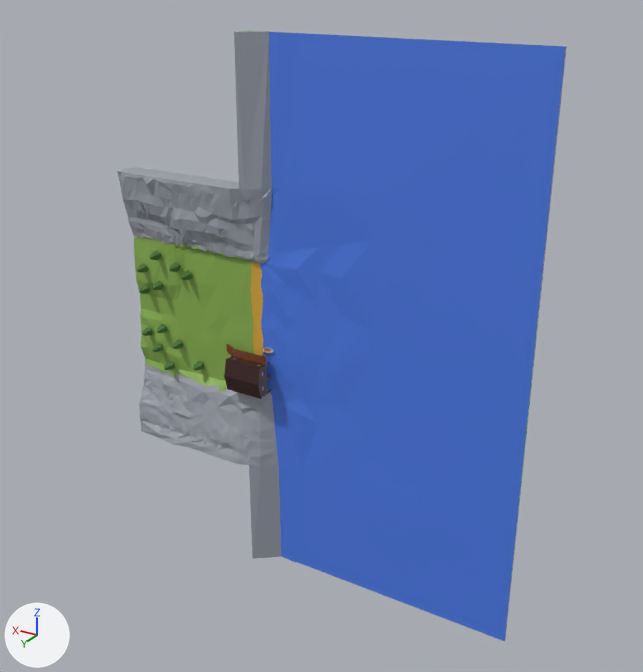
The Blender file Camp.blend, before and after one commit.
The view is the same before and after, from a 50 mm camera at (-166.6, 179.4, 91.6) aimed at (-58.1, -1.4, 1.2). Every picture has the same lights, and +X, +Y and +Z are marked at lower left.

The older version as bpy lines, for what is in view:
```python
ob_cube = bpy.data.objects.new('Cube', me_cube_003)
ob_cube.location = (0.0, 0.0, 0.8)
ob_cube_002 = bpy.data.objects.new('Cube.002', me_cube)
ob_cube_002.parent = ob_cube
ob_cube_002.location = (-37.99, 5.709, -13.03)
ob_cube_002.rotation_euler = (-1.571, 0.0, 0.0)  # degrees (-90, 0, 0)
ob_cube_004 = bpy.data.objects.new('Cube.004', me_cube_006)
ob_cube_004.parent = ob_cube
ob_cube_004.location = (-31.96, 1.916, -7.77)
ob_cube_004.rotation_euler = (-1.571, 0.0, 0.0)  # degrees (-90, 0, 0)
```
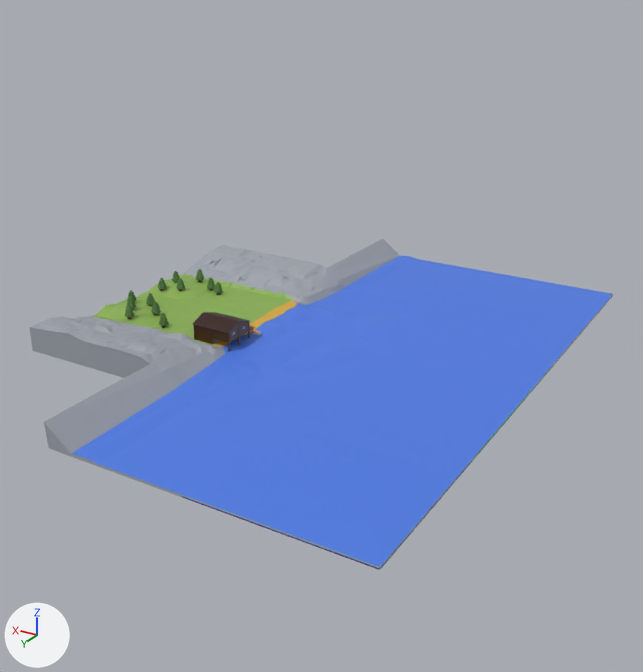
Diff of the bpy script that builds the scene:
```diff
--- a/Camp.blend.py
+++ b/Camp.blend.py
@@ me_cube_1 @@
+me_cube_1.from_pydata(...)  # 2632 vertices, 2424 faces, 7 loose edges; spans x -5.57..5.75, y -4.63..4.77, z -5.97..1.18
+# faces by material slot: [1, 1440, 15, 951, 17]
+me_cube_1.materials.append(mat_roof)  # dark red #381c17
+me_cube_1.materials.append(mat_windows)  # blue #9198e7
+me_cube_1.materials.append(mat_wood)  # brown #472707
+me_cube_1.materials.append(mat_door)  # brown #643700
@@ ob_cube @@
 ob_cube.location = (0.0, 0.0, 0.8)
+ob_cube.rotation_euler = (1.571, 0.0, 0.0)  # degrees (90, 0, 0)
@@ ob_cube_002 @@
-ob_cube_002 = bpy.data.objects.new('Cube.002', me_cube)
-ob_cube_002.parent = ob_cube
-ob_cube_002.matrix_parent_inverse = Matrix(((1.0, 0.0, 0.0, 0.0), (0.0, 1.0, 0.0, 0.0), (0.0, 0.0, 1.0, -0.825), (0.0, 0.0, 0.0, 1.0)))
-ob_cube_002.location = (-37.99, 5.709, -13.03)
-ob_cube_002.rotation_euler = (-1.571, 0.0, 0.0)  # degrees (-90, 0, 0)
@@ ob_cube_004 @@
-ob_cube_004 = bpy.data.objects.new('Cube.004', me_cube_006)
-ob_cube_004.parent = ob_cube
-ob_cube_004.matrix_parent_inverse = Matrix(((1.0, 0.0, 0.0, 0.0), (0.0, 1.0, 0.0, 0.0), (0.0, 0.0, 1.0, -0.825), (0.0, 0.0, 0.0, 1.0)))
-ob_cube_004.location = (-31.96, 1.916, -7.77)
-ob_cube_004.rotation_euler = (-1.571, 0.0, 0.0)  # degrees (-90, 0, 0)
@@ ob_house @@
+ob_house = bpy.data.objects.new('House', me_cube_1)
+ob_house.parent = ob_cube
+ob_house.matrix_parent_inverse = Matrix(((1.0, 0.0, 0.0, 0.0), (0.0, 1.0, 0.0, 0.0), (0.0, 0.0, 1.0, -0.825), (0.0, 0.0, 0.0, 1.0)))
+ob_house.location = (-37.99, 5.709, -13.03)
+ob_house.rotation_euler = (-1.571, 0.0, 0.0)  # degrees (-90, 0, 0)
```

Changed parts and their boxes (x1, y1, x2, y2) in the pictures (643 x 672 px):
'Cube', turned
    before: (117, 30, 567, 641)
    after: (29, 239, 613, 570)
'Cube.002', deleted (brown)
    before: (224, 356, 272, 399)
'House', added (brown)
    after: (193, 312, 250, 351)
'Cube.004', deleted
    before: (226, 344, 267, 365)
'Tree', turned
    before: (193, 361, 204, 371)
    after: (159, 313, 169, 328)
'Tree.008', turned
    before: (164, 361, 175, 370)
    after: (124, 305, 135, 319)
'Tree.007', turned
    before: (172, 340, 183, 349)
    after: (151, 301, 161, 315)
'Tree.001', turned
    before: (181, 270, 192, 280)
    after: (214, 282, 223, 295)
'Tree.002', turned
    before: (169, 262, 181, 272)
    after: (207, 277, 215, 291)
'Tree.003', turned
    before: (152, 281, 163, 290)
    after: (176, 278, 185, 291)
'Tree.004', turned
    before: (139, 284, 150, 294)
    after: (157, 278, 167, 291)
'Tree.006', turned
    before: (150, 250, 161, 260)
    after: (196, 269, 204, 282)
'Tree.010', turned
    before: (157, 324, 167, 333)
    after: (146, 293, 155, 306)
'Tree.011', turned
    before: (152, 343, 163, 352)
    after: (126, 296, 136, 310)
'Tree.005', turned
    before: (136, 263, 148, 273)
    after: (172, 271, 180, 282)
'Tree.009', turned
    before: (142, 327, 153, 336)
    after: (127, 290, 137, 302)
'Cube.005', turned
    before: (263, 347, 274, 353)
    after: (251, 329, 262, 335)
'Cube.003', turned (not visible afterwards)
    before: (261, 353, 268, 357)
'Bridge', now drawn
    after: (249, 326, 255, 331)
